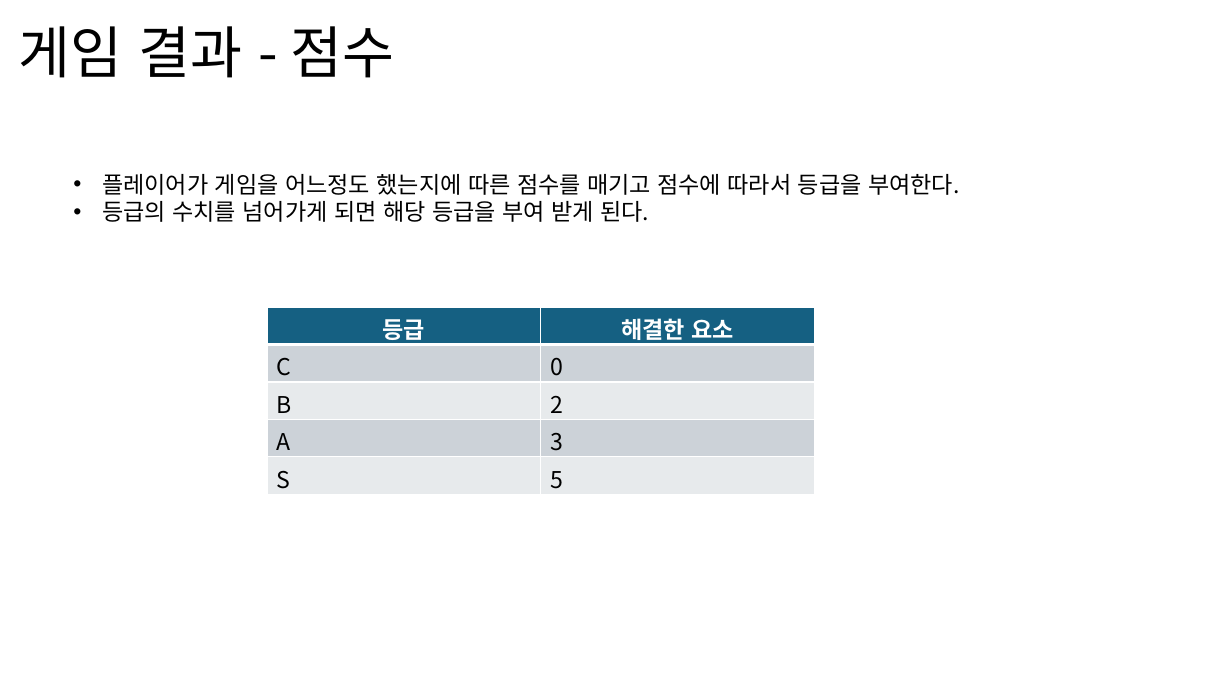
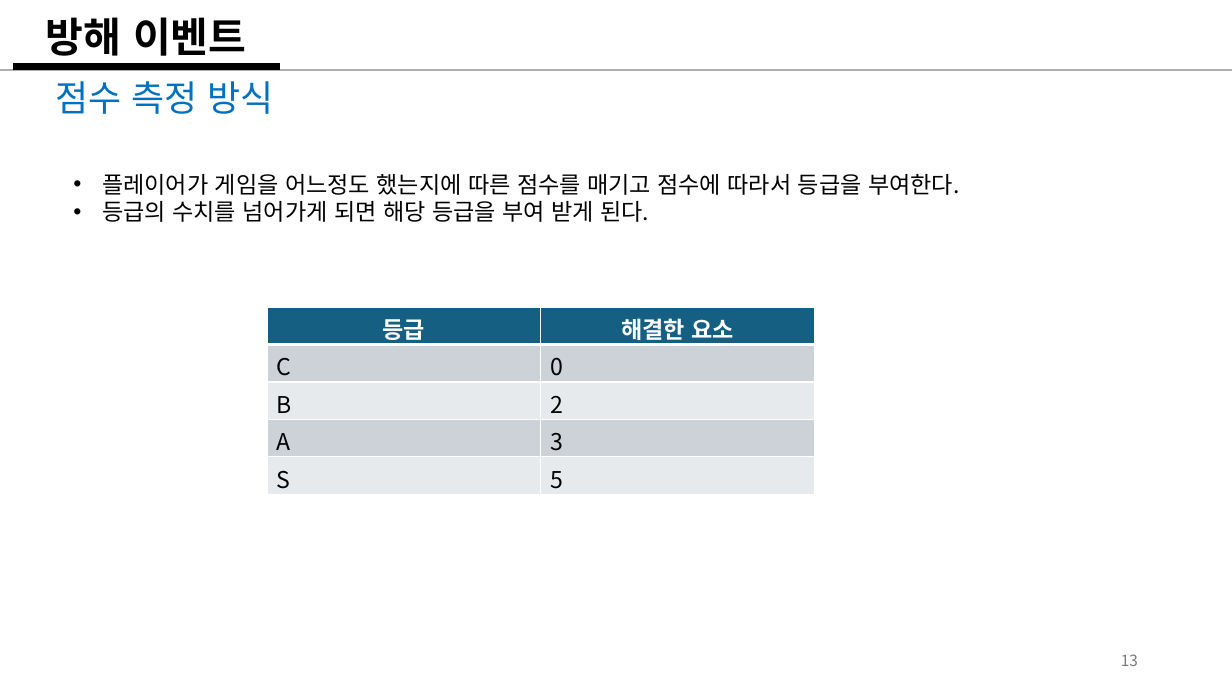
Before and after one commit to weariness00/Mandle_10Minute_Game, a slide deck: slide 13 of document/Please Leave me alone!.pptx (slide 11 before the commit). Drawn at 1232x693 pixels with LibreOffice and Linux fonts; fonts in the diff are those of the drawing. Boxes give left, top, right and bottom in pixels: in the first picture for what was removed or moved away, otherwise in the second. Text is boxed around its words. In the diff, an @@ line names an element or a change of style, - is before the commit and + after.

```diff
--- a/document/Please Leave me alone!.pptx
+++ b/document/Please Leave me alone!.pptx
@@ title removed at (19,26,395,78) @@
-게임 결과 - 점수
@@ text added at (46,17,246,56), 32 pt, text #000000, bold @@
+방해 이벤트
@@ line added from (0, 70) to (1232, 70), #AEAEAE 1.5 pt @@
@@ line added from (13, 67) to (280, 67), #000000 6 pt @@
@@ text added at (55,81,273,114), 28 pt, text #0070C0 @@
+점수 측정 방식
@@ page number added at (1121,654,1138,666), 12 pt, text #797979 @@
+13
```
Also in this commit, not shown: 17 other slides changed, 2 slides added, 2 slides removed.
